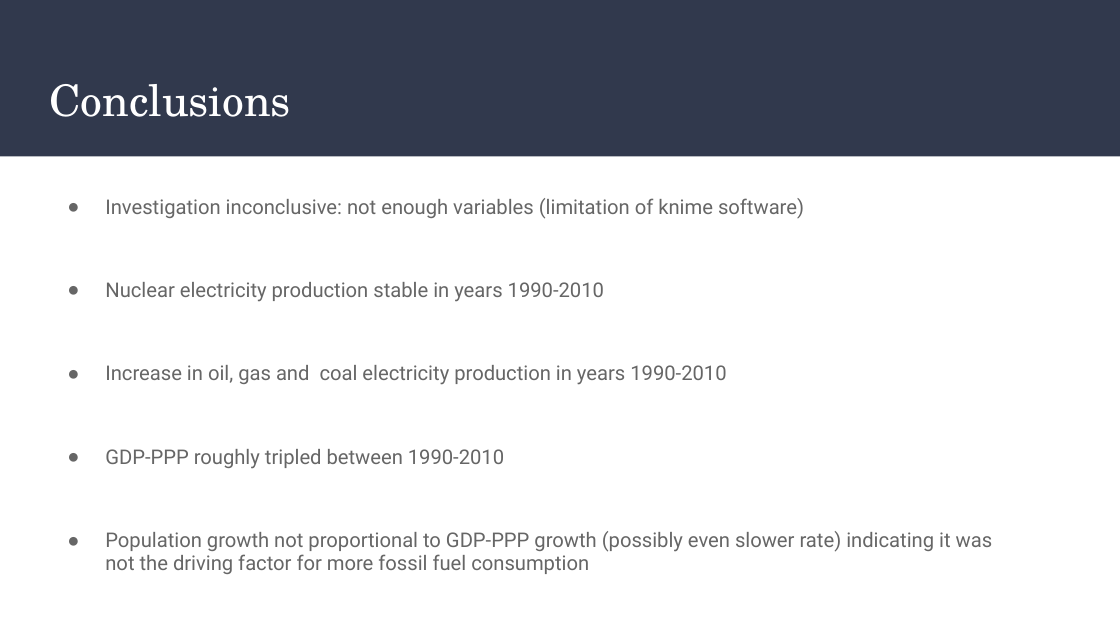
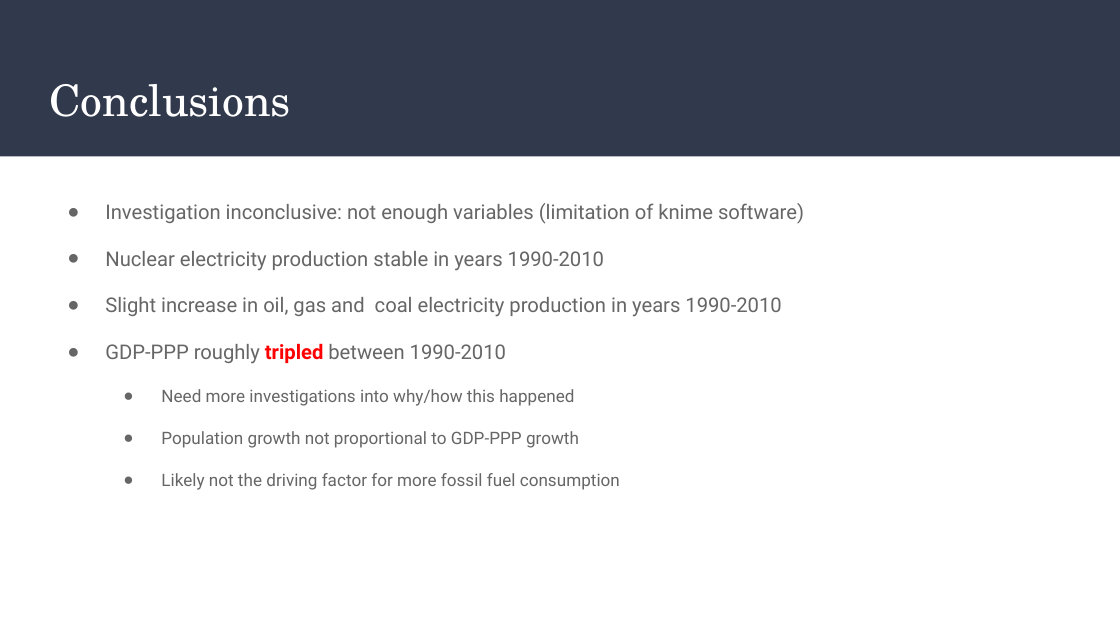
Before and after one commit to Nai-coder/DE1-Term2, a slide deck: slide 11 of Term2/Presentation/Trends in electricity production vs. Economic growth.pptx. Drawn at 1120x630 pixels with LibreOffice and Linux fonts; fonts in the diff are those of the drawing. Boxes give left, top, right and bottom in pixels: in the first picture for what was removed or moved away, otherwise in the second. Text is boxed around its words. In the diff, an @@ line names an element or a change of style, - is before the commit and + after.

Commit message:
updated presentation

```diff
--- a/Term2/Presentation/Trends in electricity production vs. Economic growth.pptx
+++ b/Term2/Presentation/Trends in electricity production vs. Economic growth.pptx
@@ text at (105,203,804,364): text colour #666666 to #FF0000, bold on in "tripled"; line spacing 0.95 to 1.15 @@
@@ text at (105,297,781,317): text changed @@
-● Increase in oil, gas and coal electricity production in years 1990-2010
+● Slight increase in oil, gas and coal electricity production in years 1990-2010
@@ text at (161,389,620,490): text changed; size 13 to 11 pt @@
-● Population growth not proportional to GDP-PPP growth (possibly even slower rate) indicating it was not the driving factor for more fossil fuel consumption
+  ● Need more investigations into why/how this happened
+  ● Population growth not proportional to GDP-PPP growth
+  ● Likely not the driving factor for more fossil fuel consumption
```
Also in this commit, not shown: 3 other slides changed, 1 other file.
